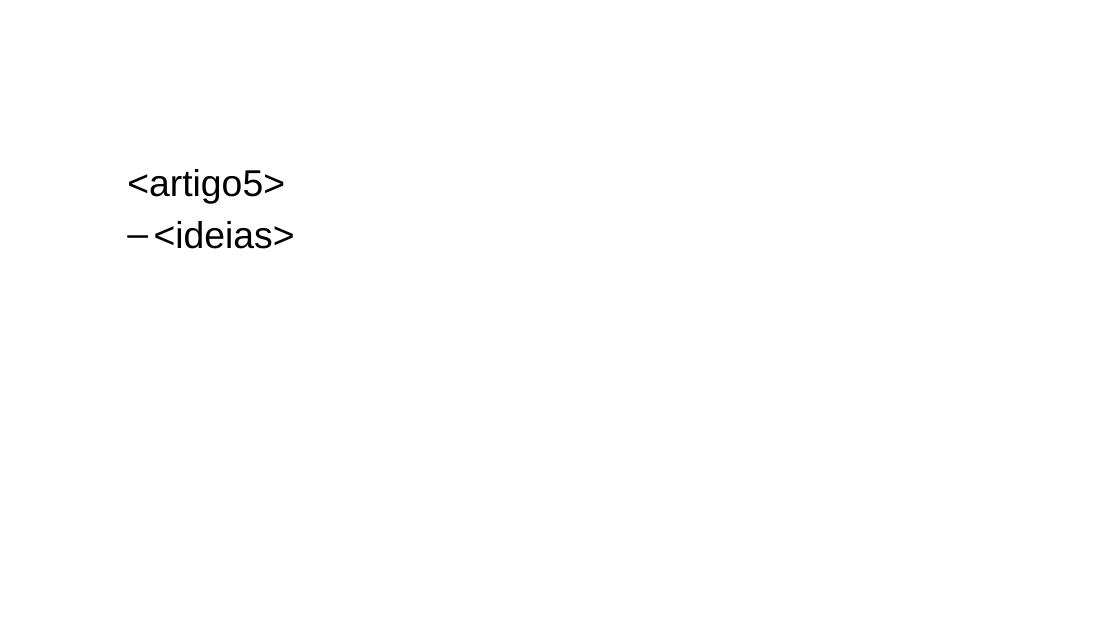
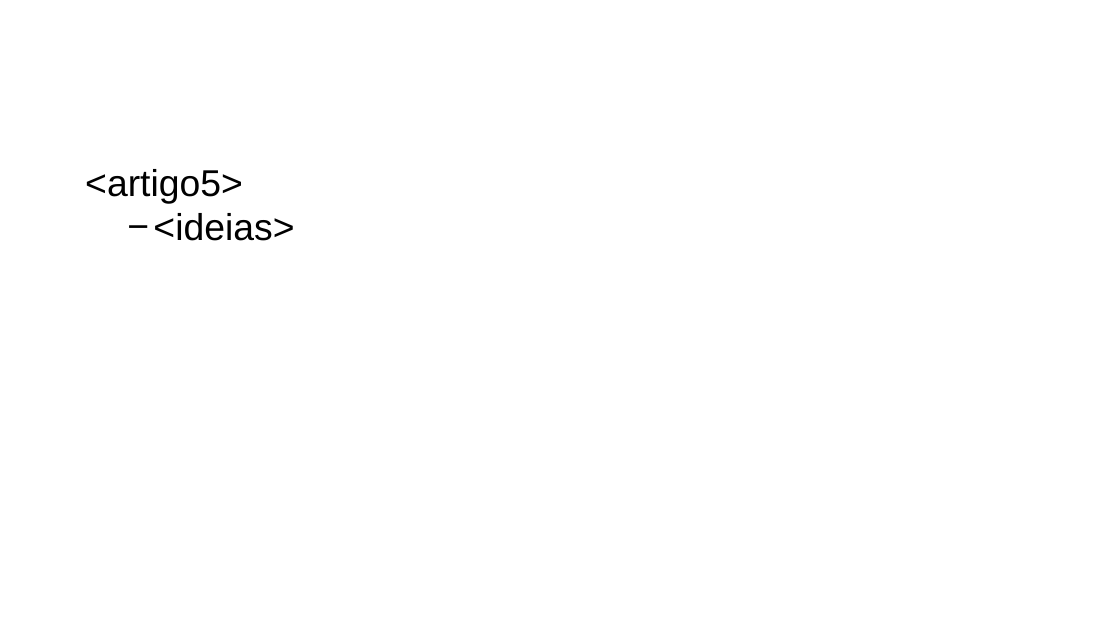
Before and after one commit to AlexssandroUeno/3-Ano, a slide deck: slide 14 of Trabalho de Conclusão de Curso/Apresentacao TCC.pptx. Drawn at 1120x630 pixels with LibreOffice and Linux fonts; fonts in the diff are those of the drawing. Boxes give left, top, right and bottom in pixels: in the first picture for what was removed or moved away, otherwise in the second. Text is boxed around its words. In the diff, an @@ line names an element or a change of style, - is before the commit and + after.

```diff
--- a/Trabalho de Conclusão de Curso/Apresentacao TCC.pptx
+++ b/Trabalho de Conclusão de Curso/Apresentacao TCC.pptx
@@ text "<artigo5>" at (85,169,294,241): list level 2 to 1 in "<artigo5>"; bullet – to −; less space between paragraphs @@
```
Also in this commit, not shown: 14 other slides changed.
